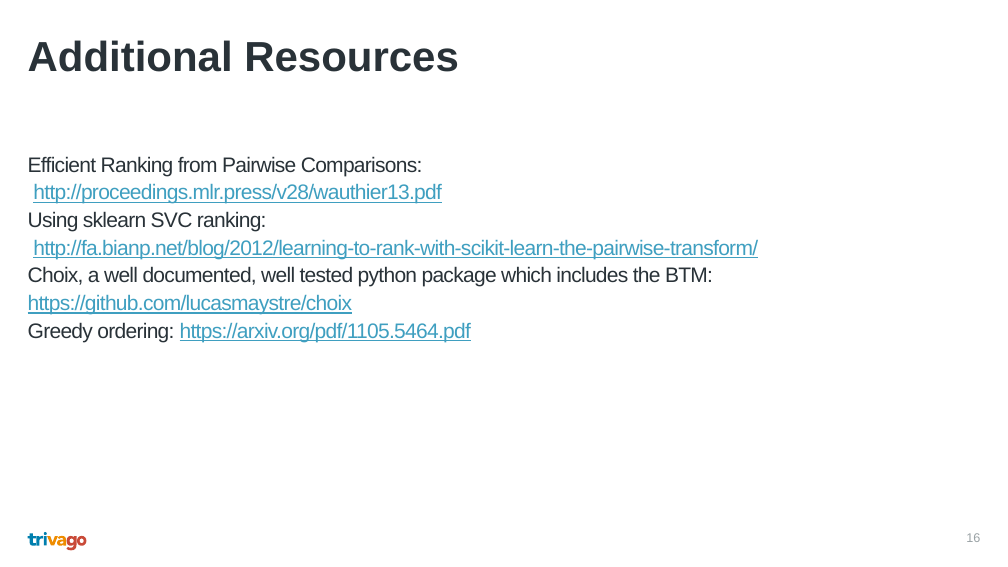
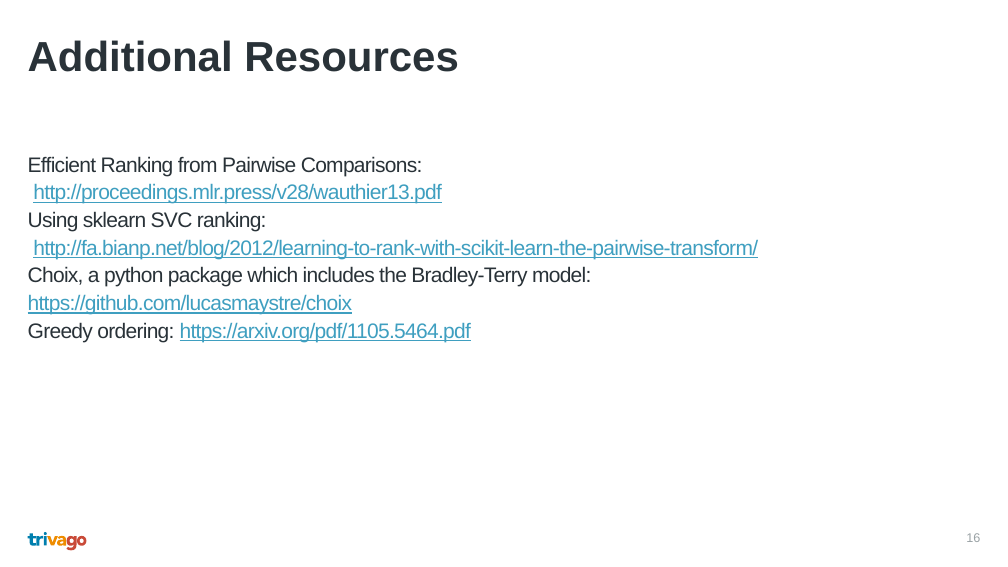
Before and after one commit to nawarhalabi/ranking-svc, a slide deck: slide 16 of presentation.pptx. Drawn at 1008x567 pixels with LibreOffice and Linux fonts; fonts in the diff are those of the drawing. Boxes give left, top, right and bottom in pixels: in the first picture for what was removed or moved away, otherwise in the second. Text is boxed around its words. In the diff, an @@ line names an element or a change of style, - is before the commit and + after.

Commit message:
presentation fixes

```diff
--- a/presentation.pptx
+++ b/presentation.pptx
@@ subtitle at (28, 266, 591, 315): text changed @@
-Choix, a well documented, well tested python package which includes the BTM: https://github.com/lucasmaystre/choix
+Choix, a python package which includes the Bradley-Terry model: https://github.com/lucasmaystre/choix
```
Also in this commit, not shown: 3 other slides changed.
